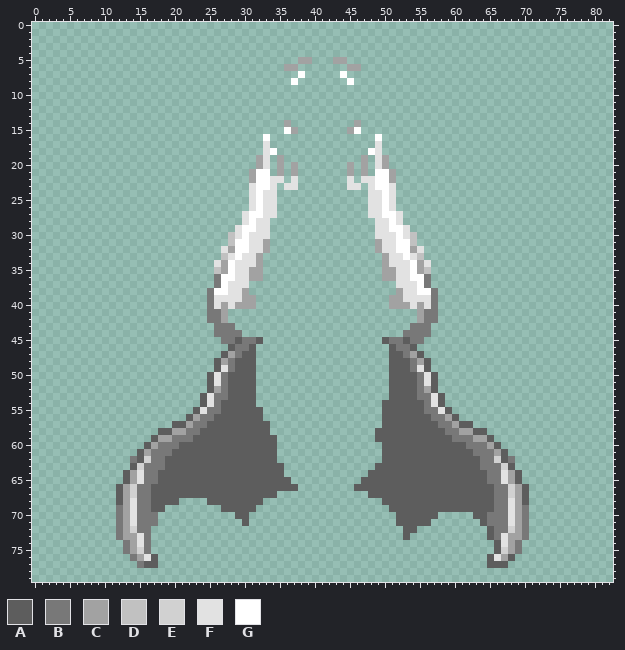
Edited in one commit: sprite sheet (Content/NPCs/EoL/Rendering/EmpressDressGlow.png). This is how it looked before the edit.
The file is 166x160 pixels, drawn in blocks of 2x2; one block is one cell here. Colours within 5 levels of each other are drawn and written as one.
Palette (. is transparent): A #5d5d5d  B #787878  C #a2a2a2  D #c1c1c1  E #d1d1d1  F #e2e2e2  G #ffffff
And afterwards:
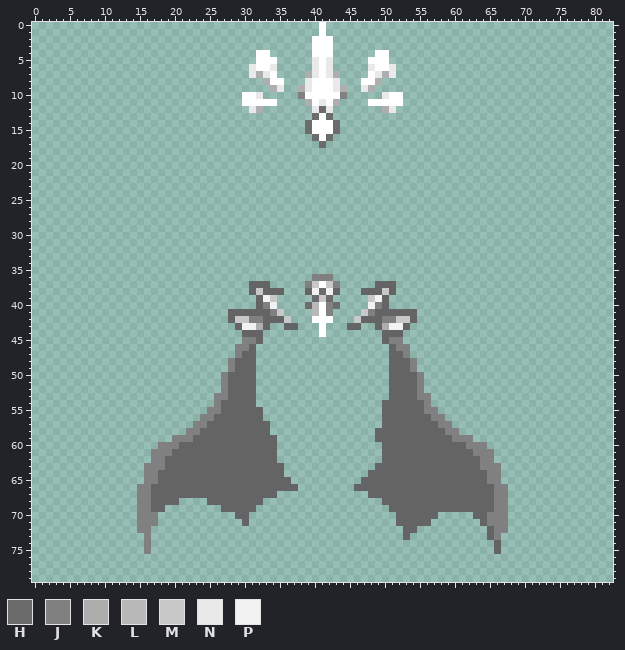
Colours new in this view: H #6c6c6c  J #808080  K #aeaeae  L #b8b8b8  M #c8c8c8  N #e9e9e9  P #f2f2f2
Edits made:
colour A: #5d5d5d -> #646464
Changed rows in their new state; - is a pixel that keeps its letter.
first column x 12:
 0 -----------------------------G-----------------------------
 1 -----------------------------G-----------------------------
 2 ----------------------------GGG----------------------------
 3 ----------------------------GGG----------------------------
 4 --------------------GG------GGG------GG--------------------
 5 --------------------GGG---..NGN..---GGG--------------------
 6 -------------------NGGN-..--NGN--..-NGGN-------------------
 7 -------------------NKNG---.KNGNK.---GNKN-------------------
 8 ---------------------KGG-.-NGGGN-.-GGK---------------------
 9 ----------------------KN--KNGGGNK--NK----------------------
10 ------------------GGN-----JGGGGGJ-----NGG------------------
11 ------------------GGGGG----KGNGK----GGGGG------------------
12 -------------------NK-------NHN-------KN-------------------
13 ----------------------------HGH----------------------------
14 ------------------------.--HGGGH--.------------------------
15 ------------------------..-HGGGH-..------------------------
16 ---------------------.------HGH------.---------------------
17 ---------------------.-------H-------.---------------------
18 ---------------------..-------------..---------------------
19 --------------------..-.-----------.-..--------------------
20 --------------------..-.-.-------.-.-..--------------------
21 -------------------...-.-.-------.-.-...-------------------
22 -------------------.....-.-------.-.....-------------------
23 -------------------....-..-------..-....-------------------
24 -------------------....-------------....-------------------
25 -------------------....-------------....-------------------
26 -------------------....-------------....-------------------
27 ------------------.....-------------.....------------------
28 ------------------....---------------....------------------
29 -----------------.....---------------.....-----------------
30 ----------------......---------------......----------------
31 ----------------......---------------......----------------
32 ---------------.......---------------.......---------------
33 ---------------......-----------------......---------------
34 --------------.......-----------------.......--------------
35 --------------.......-----------------.......--------------
36 --------------.......-------JJJ-------.......--------------
37 --------------.....AAA-----JMGMJ-----AAA.....--------------
38 -------------......AMAAA---APHPA---AAAMA......-------------
39 -------------.......APM-----HMH-----MPA.......-------------
40 -------------.......AJP----HLGJH----PJA.......-------------
41 -------------...AAAAAAJM----LGJ----MJAAAAAA...-------------
42 -------------...AMMJJAAAM---GGG---MAAAJJMMA...-------------
43 --------------...APPKA--AA---G---AA--AKPPA...--------------
44 --------------....AAA--------G--------AAA....--------------
45 ---------------...JJ-------------------JJ...---------------
46 ----------------.JJ---------------------JJ.----------------
47 ---------------..J-----------------------J..---------------
48 --------------..J-------------------------J..--------------
49 --------------..J-------------------------J..--------------
50 -------------..J---------------------------J..-------------
51 -------------..J---------------------------J..-------------
52 -------------..J---------------------------J..-------------
53 ------------..JJ---------------------------JJ..------------
54 ------------..J-----------------------------J..------------
55 -----------..JJ-----------------------------JJ..-----------
56 ----------..JJ-------------------------------JJ..----------
57 --------...JJ---------------------------------JJ...--------
58 ------....JJ-----------------------------------JJ....------
59 -----...JJJ-------------------------------------JJJ...-----
60 ----..JJJ-----------------------------------------JJJ..----
61 ---..JJJ-------------------------------------------JJJ..---
62 --...JJ---------------------------------------------JJ...--
63 --..JJJ---------------------------------------------JJJ..--
64 -...JJ-----------------------------------------------JJ...-
65 -...JJ-----------------------------------------------JJ...-
66 ...JJ-------------------------------------------------JJ...
67 ...JJ-------------------------------------------------JJ...
68 ...JJ-------------------------------------------------JJ...
69 ...JJ-------------------------------------------------JJ...
70 ...JJJ-----------------------------------------------JJJ...
71 ...JJJ-----------------------------------------------JJJ...
72 ...JJ-------------------------------------------------JJ...
73 ....J-------------------------------------------------J....
74 -...J--------------------------------------------------...-
75 -...J--------------------------------------------------...-
76 --....-----------------------------------------------....--
77 ---...-----------------------------------------------...---
Where, in picture pixels (left, top, right, bottom), the same in both pictures:
changed: (116, 22, 529, 568)
